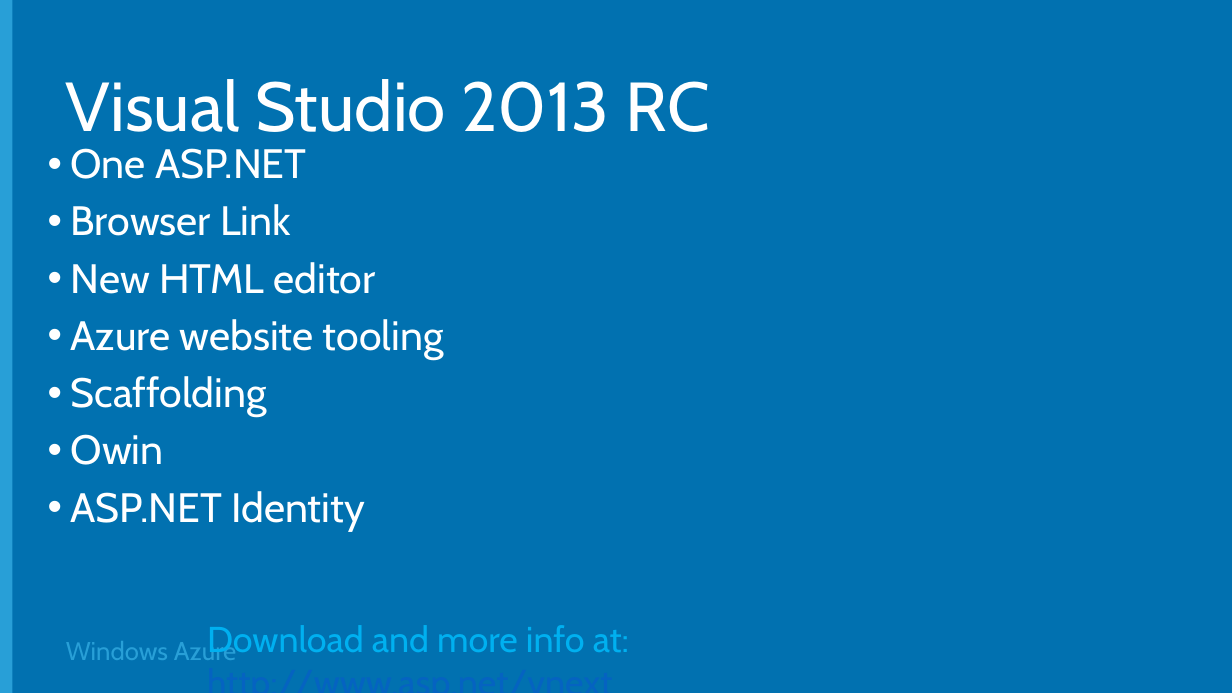
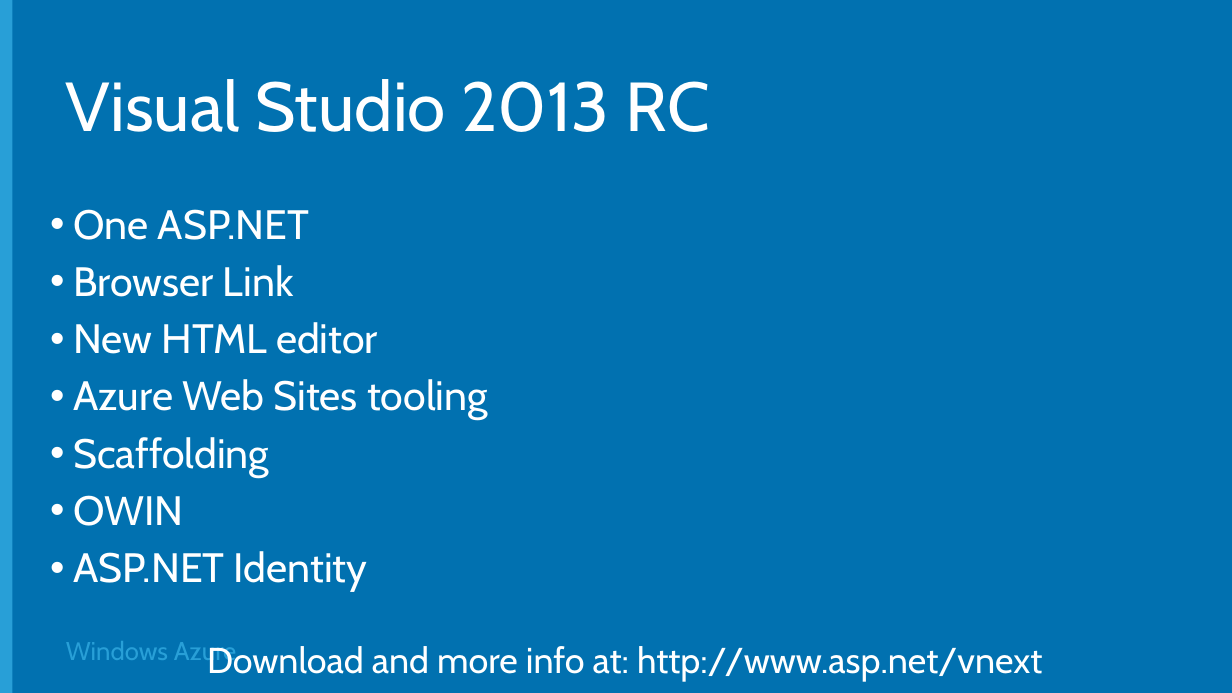
Before and after one commit to Microsoft-Web/DECK-ASPNET-and-VS-Web-Tooling, a slide deck: slide 10 of 2-ASPNET-and-VS-Web-Tooling.pptx. Drawn at 1232x693 pixels with LibreOffice and Linux fonts; fonts in the diff are those of the drawing; background and template pictures are left out. Boxes give left, top, right and bottom in pixels: in the first picture for what was removed or moved away, otherwise in the second. Text is boxed around its words. In the diff, an @@ line names an element or a change of style, - is before the commit and + after.

```diff
--- a/2-ASPNET-and-VS-Web-Tooling.pptx
+++ b/2-ASPNET-and-VS-Web-Tooling.pptx
@@ text "One ASP.NET": place and size @@
-text "One ASP.NET" at <box>71,148,444,531</box>
+text "One ASP.NET" at <box>73,209,488,592</box>
@@ text at <box>73,379,488,420</box>: text changed @@
-• Azure website tooling
+• Azure Web Sites tooling
@@ text at <box>73,495,184,526</box>: text changed @@
-• Owin
+• OWIN
@@ text "Download and more info at: ..." at <box>207,646,1042,682</box>: text colour #00B0F0 to #FFFFFF in "Download and more info at:"; text colour #0563C1 to #FFFFFF, underline off in "http://www.asp.net/vnext" @@
```
Also in this commit, not shown: 6 other slides changed, 2 slides added, 1 slide removed, 1 other file.
